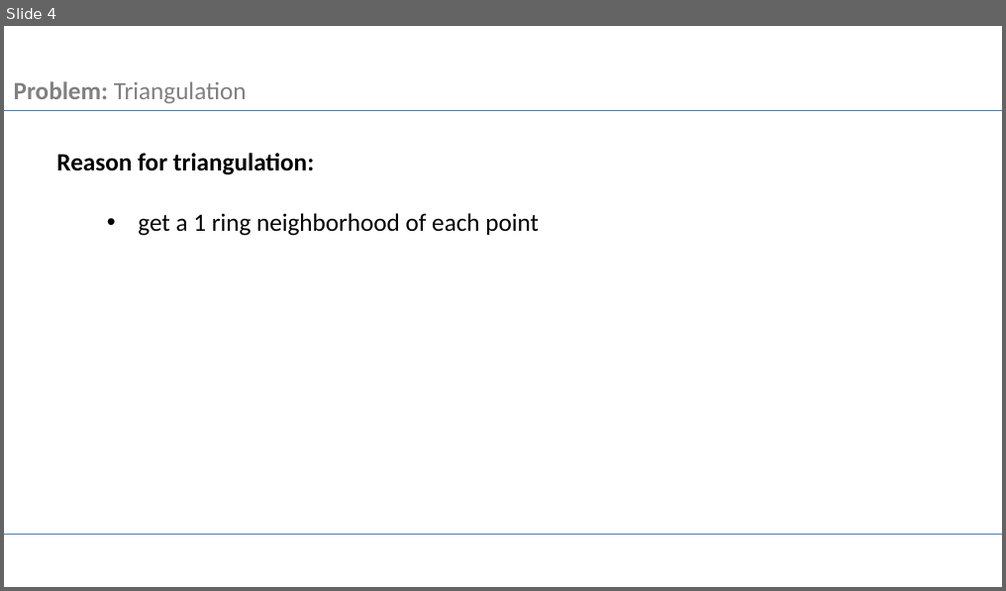
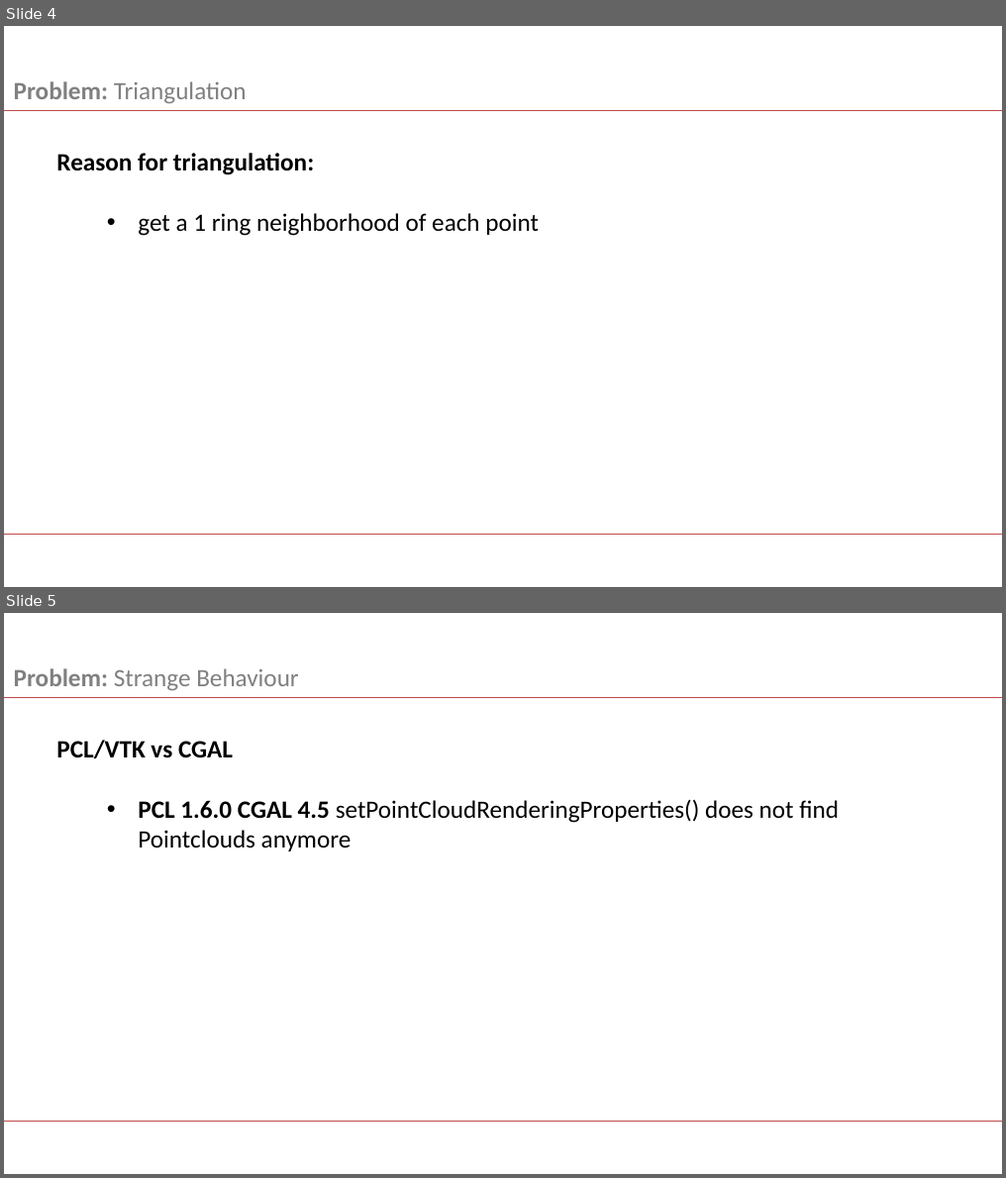
Before and after one commit to freshbo/GC_CloudSegmentation, a slide deck: Texts_and_Screenshots/Praesentation/Präsentation1.pptx. Shown one above the other, each under a label of ours: slide 4 before the commit, slides 4 and 5 after it. The pictures are 1006x591 and 1006x1178 pixels, drawn with LibreOffice and Linux fonts; fonts in the diff are those of the drawing. Boxes give left, top, right and bottom in pixels: in the first picture for what was removed or moved away, otherwise in the second. Text is boxed around its words. In the diff, an @@ line names an element or a change of style, - is before the commit and + after.

Commit message:
Include CGAL (not yet working)

```diff
--- a/Texts_and_Screenshots/Praesentation/Präsentation1.pptx
+++ b/Texts_and_Screenshots/Praesentation/Präsentation1.pptx
@@ slide 5 added at box(4, 613, 1002, 1174), background #FFFFFF; not listed: 2 template elements that a slide beside it also shows @@
@@ text added at box(14, 668, 298, 690), 18 pt, text #808080 @@
+Problem: Strange Behaviour
@@ text added at box(56, 740, 839, 852), 18 pt, text #000000 @@
+PCL/VTK vs CGAL
+  • PCL 1.6.0 CGAL 4.5 setPointCloudRenderingProperties() does not find Pointclouds anymore
@@ slide 4 changed as well @@
@@ line (4, 110) - (1002, 110): stroke #4B7EBC 0.75 pt to #BF4C48 0.75 pt @@
@@ line (4, 535) - (1002, 535): stroke #4B7EBC 0.75 pt to #BF4C48 0.75 pt @@
```
Also in this commit, not shown: 2 other slides changed, 1 other slide added, 1 slide removed, 15 other files.
